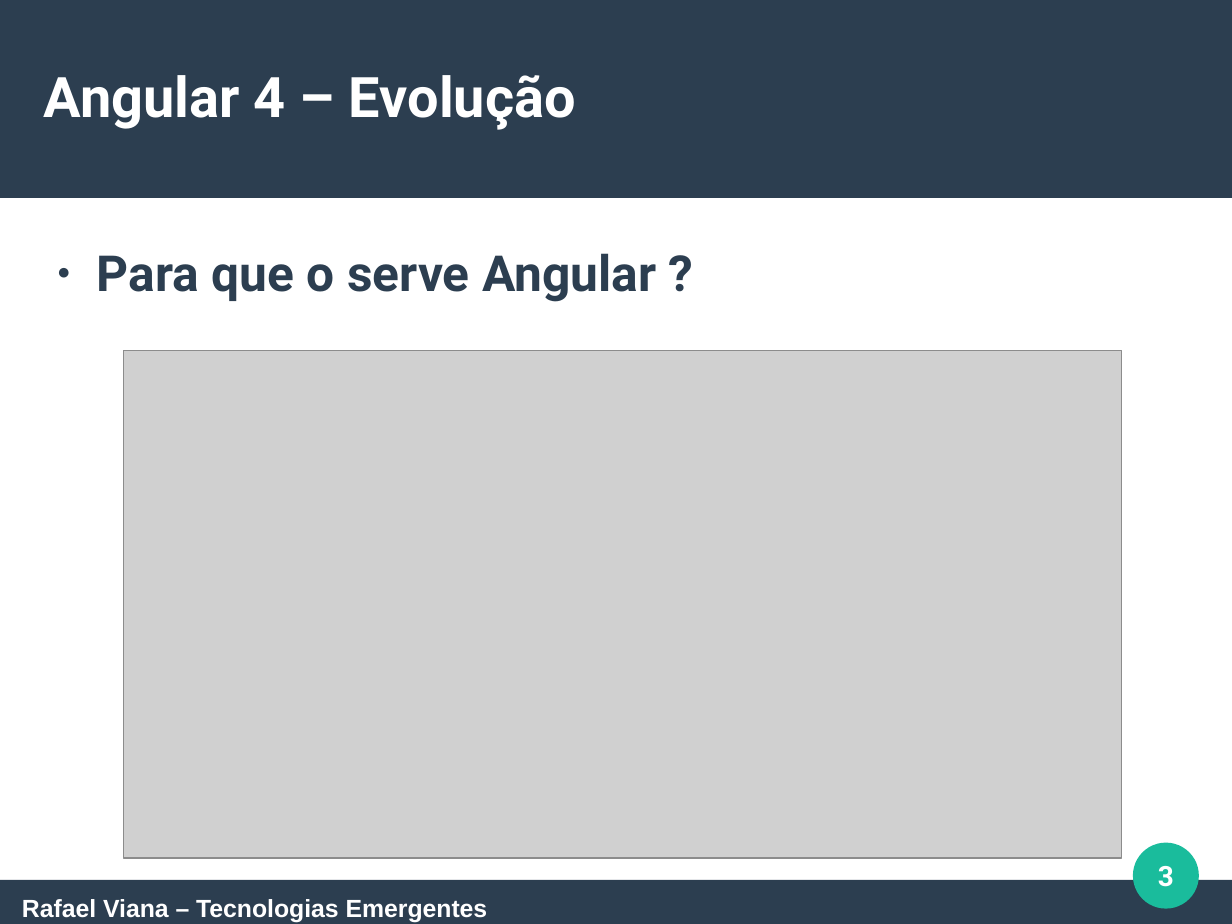
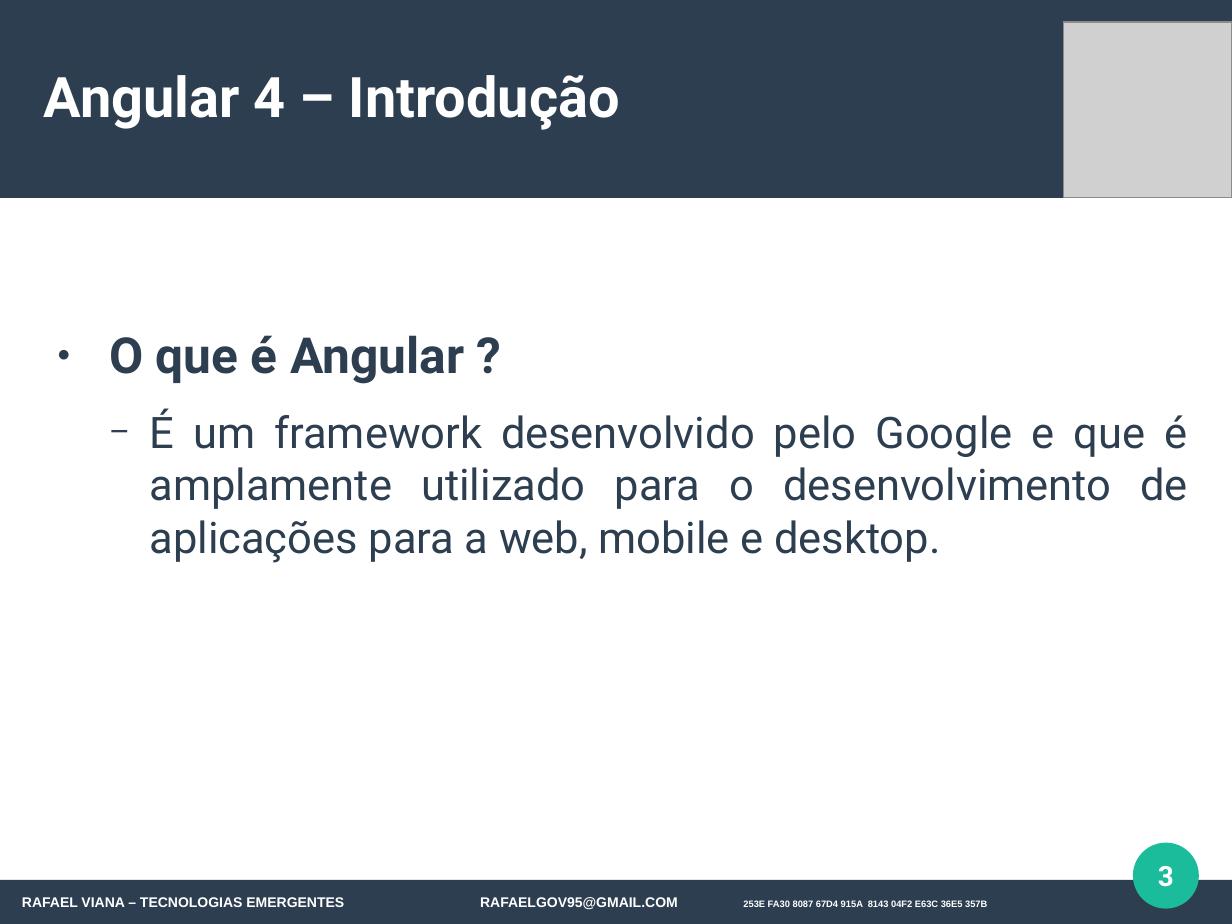
Before and after one commit to rafaelgov95/TE, a slide deck: slide 3 of Apresentação/Angular-4.odp. Drawn at 1232x924 pixels with LibreOffice and Linux fonts; fonts in the diff are those of the drawing; grey boxes stand for pictures. Boxes give left, top, right and bottom in pixels: in the first picture for what was removed or moved away, otherwise in the second. Text is boxed around its words. In the diff, an @@ line names an element or a change of style, - is before the commit and + after.

```diff
--- a/Apresentação/Angular-4.odp
+++ b/Apresentação/Angular-4.odp
@@ picture: place and size @@
-picture at [124,350,1122,857]
+picture at [1064,22,1232,198]
@@ title at [44,75,620,130]: text changed @@
-Angular 4 – Evolução
+Angular 4 – Introdução
@@ text at [109,335,1188,563]: text changed; size 32 to 28 pt; bold off @@
-● Para que o serve Angular ?
+● O que é Angular ?
+  − É um framework desenvolvido pelo Google e que é amplamente utilizado para o desenvolvimento de aplicações para a web, mobile e desktop.
@@ text at [22,897,987,909]: text changed; size 16 to 9 pt @@
-Rafael Viana – Tecnologias Emergentes
+RAFAEL VIANA – TECNOLOGIAS EMERGENTES RAFAELGOV95@GMAIL.COM 253E FA30 8087 67D4 915A 8143 04F2 E63C 36E5 357B
```
Also in this commit, not shown: 3 other slides changed, 14 slides added, 2 slides removed, 1 other file.
